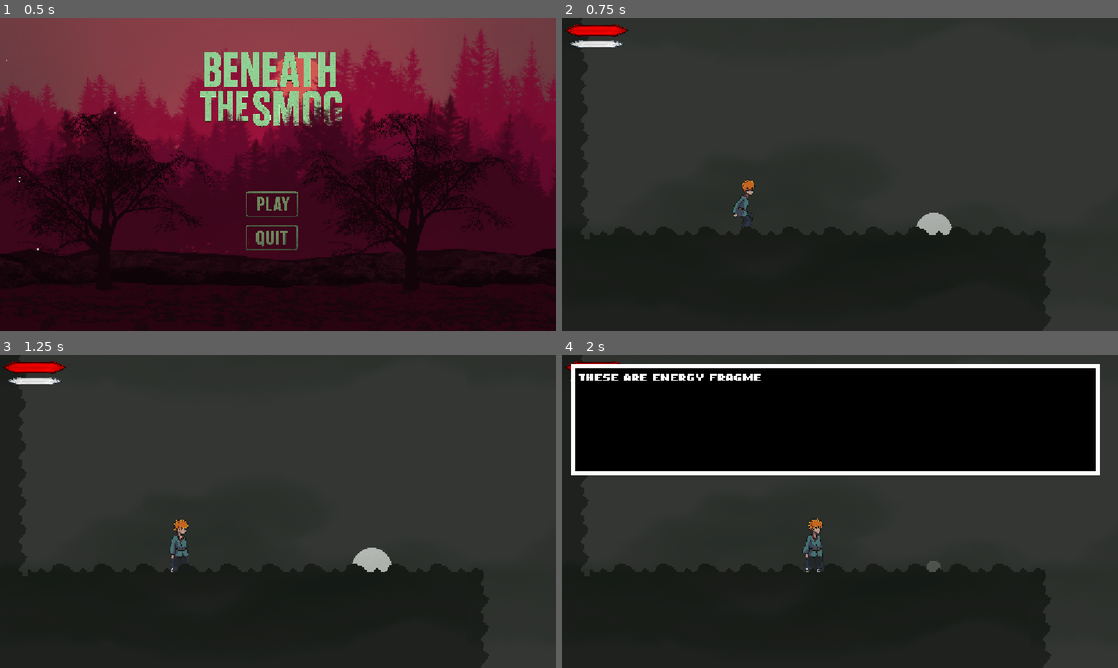
Above: before the commit, frames 1-4 (two rows, left to right).
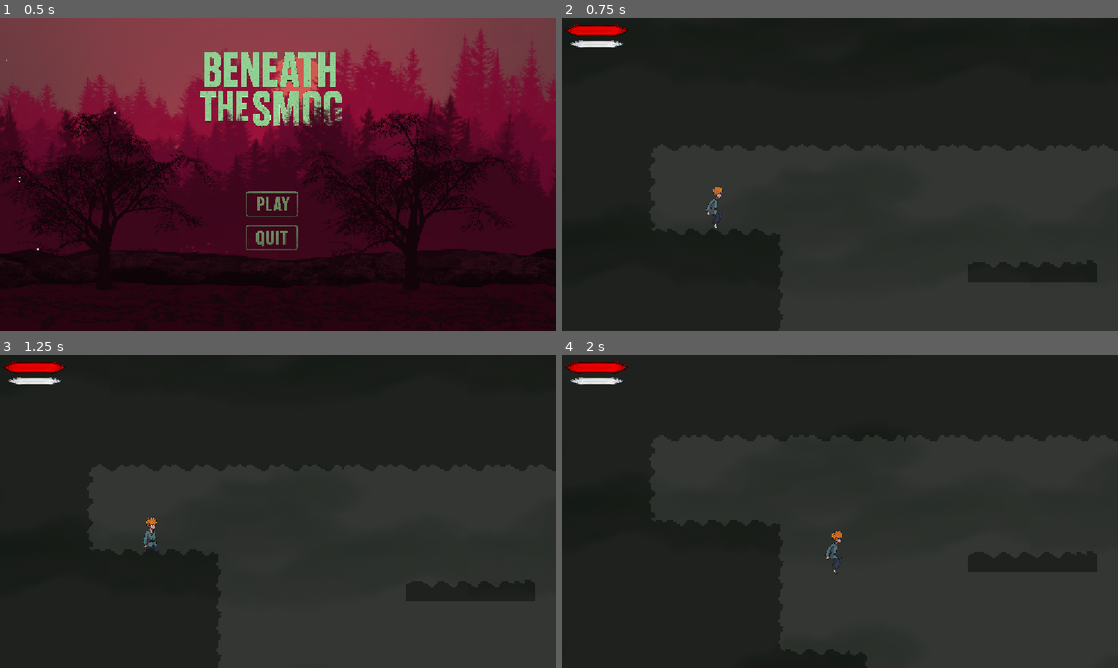
Above: after the commit, the same moments.

Repository: HamzaKh9n/The-Seed-Of-Eternal-Energy
Game: Godot game, scene res://Title/title.tscn
Same seed, same stepped clock (60 frames per second), same inputs: the game is played once before the commit and once after it.
Inputs (mouse positions are in pixels of both pictures, inside the frame that each line leads up to):
- Up to frame 1 (0.5 s): no input
- Up to frame 2 (0.75 s): click (834, 202) at 0.5 s
- Up to frame 3 (1.25 s): no input
- Up to frame 4 (2 s): tap Enter (ui_accept) at 1.25, 1.52 s; move the mouse to (962, 495) at 1.27 s; hold D (D) from 1.28 s (still down)

Frame 1 is identical in both runs. In frame 2, 12% of the frame differs, in the area x 3-100%, y 0-96%; in frame 3, 9.7%; in frame 4, 45%, in the area x 1-97%, y 2-92%.

Commit message:
dunno -- stun removed and player flipping fucked up

Diff:
--- a/Characters/grave_skeleton.gd
+++ b/Characters/grave_skeleton.gd
@@ -12,7 +12,7 @@
 # -----------------------------
 #       INTERNAL VARIABLES
 # -----------------------------
-var health = 75
+var health = 100
 var spawn: bool = false
 var alive: bool = false
 var player_area: Area2D = null
@@ -31,7 +31,7 @@
 var knockback_timer := 0.0
 
 var stunned := false
-var stun_time := 0.4
+var stun_time := 0.0
 var stun_timer := 0.0
 
 # -----------------------------
--- a/Characters/mc.gd
+++ b/Characters/mc.gd
@@ -17,6 +17,7 @@
 @onready var anim = $AnimationPlayer
 @onready var sprite = $AnimatedSprite2D
 @onready var attack_radius = $AttackRadius
+@onready var fixed_scale = scale.x
 
 # -----------------------------------------------------
 # STATES
@@ -25,7 +26,7 @@
 var attack = false
 var cooldown = false
 var combo = 0
-
+var flipped = false
 var is_hurt: bool = false
 var hurt_duration: float = 0.25
 var hurt_timer: float = 0.0
@@ -93,8 +94,13 @@
 		direction = 1
 
 	# Flip sprite
-	if direction != 0 and not attack:  ### FIXED (attack no flip)
-		sprite.flip_h = direction < 0
+	if direction != 0 and not attack:
+		if direction > 0 and flipped:
+			scale.x = fixed_scale
+			flipped = false
+		elif direction < 0 and not flipped:
+			scale.x = -1 * fixed_scale
+			flipped = true
 
 
 	# -----------------------------------------------------
--- a/Characters/mc.tscn
+++ b/Characters/mc.tscn
@@ -752,7 +752,7 @@
 height = 46.0
 
 [sub_resource type="CapsuleShape2D" id="CapsuleShape2D_a43su"]
-radius = 123.54118
+radius = 59.00475
 height = 284.38248
 
 [node name="MC" type="CharacterBody2D" groups=["player"]]
@@ -783,7 +783,7 @@
 shape = SubResource("RectangleShape2D_y5546")
 
 [node name="Attack Cooldown" type="Timer" parent="."]
-wait_time = 0.3
+wait_time = 0.5
 
 [node name="Combo Cooldown" type="Timer" parent="."]
 wait_time = 1.5
@@ -802,7 +802,7 @@
 position = Vector2(0, 17)
 
 [node name="CollisionShape2D" type="CollisionShape2D" parent="AttackRadius"]
-position = Vector2(54, 7)
+position = Vector2(17.999998, 7)
 scale = Vector2(0.54232925, 0.17581955)
 shape = SubResource("CapsuleShape2D_a43su")
 
--- a/Title/title.gd
+++ b/Title/title.gd
@@ -17,4 +17,4 @@
 
 
 func _on_play_pressed() -> void:
-	get_tree().change_scene_to_file("res://Levels/level_1.tscn")
+	get_tree().change_scene_to_file("res://Levels/level_2.tscn")
